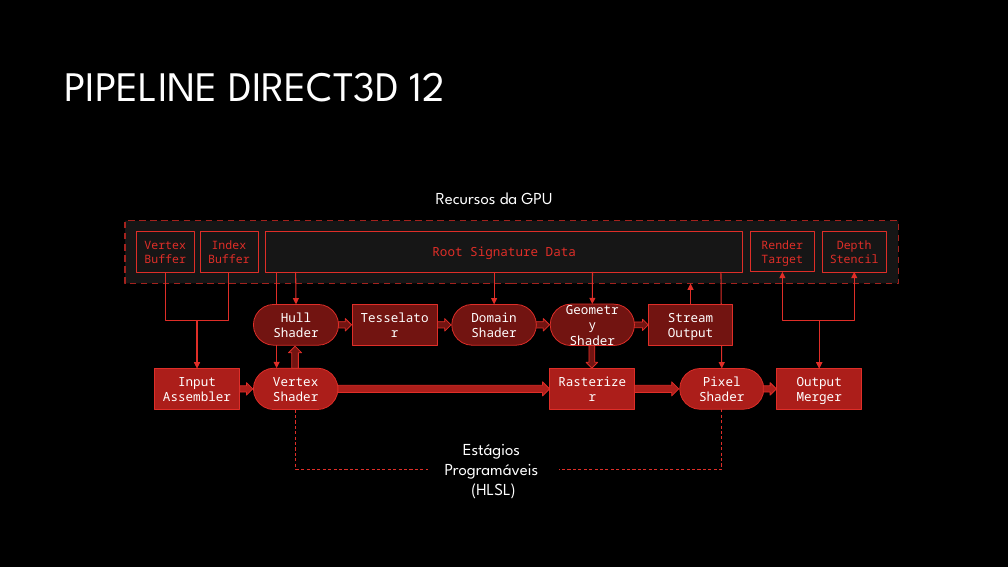
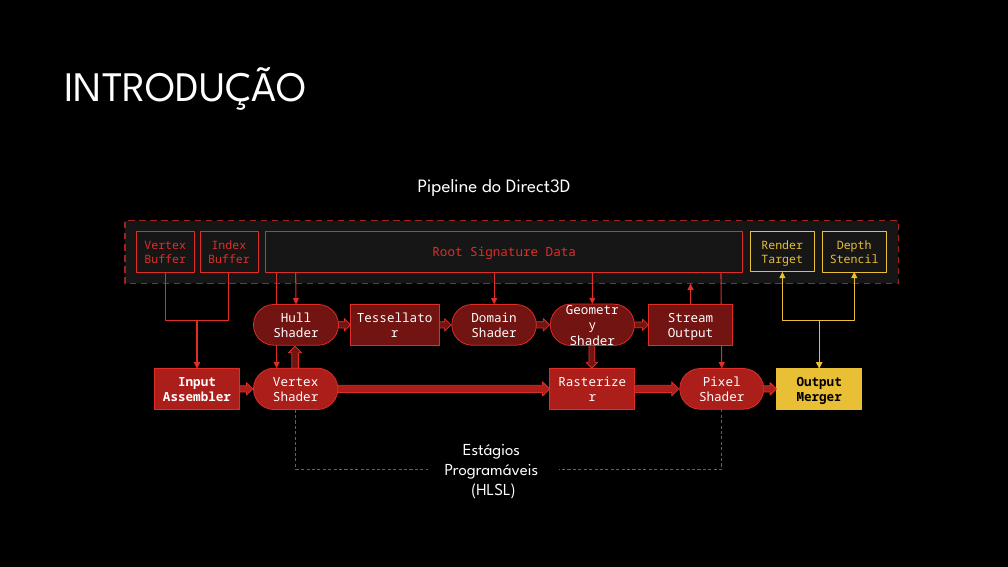
Before and after one commit to JudsonSS/CG, a slide deck: slide 2 of Slides/08. Desenho no Direct3D.pptx (slide 3 before the commit). Drawn at 1008x567 pixels with LibreOffice and Linux fonts; fonts in the diff are those of the drawing; background and template pictures are left out. Boxes give left, top, right and bottom in pixels: in the first picture for what was removed or moved away, otherwise in the second. Text is boxed around its words. In the diff, an @@ line names an element or a change of style, - is before the commit and + after.

```diff
--- a/Slides/08. Desenho no Direct3D.pptx
+++ b/Slides/08. Desenho no Direct3D.pptx
@@ title at [64, 67, 307, 110]: text changed @@
-PIPELINE DIRECT3D 12
+INTRODUÇÃO
@@ text added at [418, 179, 571, 196], 18 pt, text #FFFFFF @@
+Pipeline do Direct3D
@@ text removed at [436, 192, 552, 204] @@
-Recursos da GPU
@@ rectangle "Render Target" at [750, 231, 815, 271]: text colour #DF2E28 to #E9BF35; outline #DF2E28 0.75 pt to #E9BF35 0.75 pt @@
@@ rectangle "Depth Stencil" at [822, 231, 887, 271]: text colour #DF2E28 to #E9BF35; outline #DF2E28 0.75 pt to #E9BF35 0.75 pt @@
@@ elbow double arrow (783, 272) - (820, 368): stroke #DF2E28 1 pt to #E9BF35 1 pt @@
@@ elbow double arrow (854, 272) - (820, 368): stroke #DF2E28 1 pt to #E9BF35 1 pt @@
@@ text in rounded rectangle at [350, 305, 439, 346]: text changed @@
-Tesselator
+Tessellator
@@ rectangle "Input Assembler" at [154, 368, 240, 409]: bold on; outline #DF2E28 0.75 pt to #DF2E28 1.5 pt @@
@@ rectangle "Output Merger" at [777, 368, 861, 409]: text colour #FFFFFF to #000000, bold on; fill #AC1E1A to #E9BF35; outline #DF2E28 0.75 pt to #E9BF35 0.75 pt @@
```
Also in this commit, not shown: 6 other slides changed, 33 slides added, 16 slides removed.
